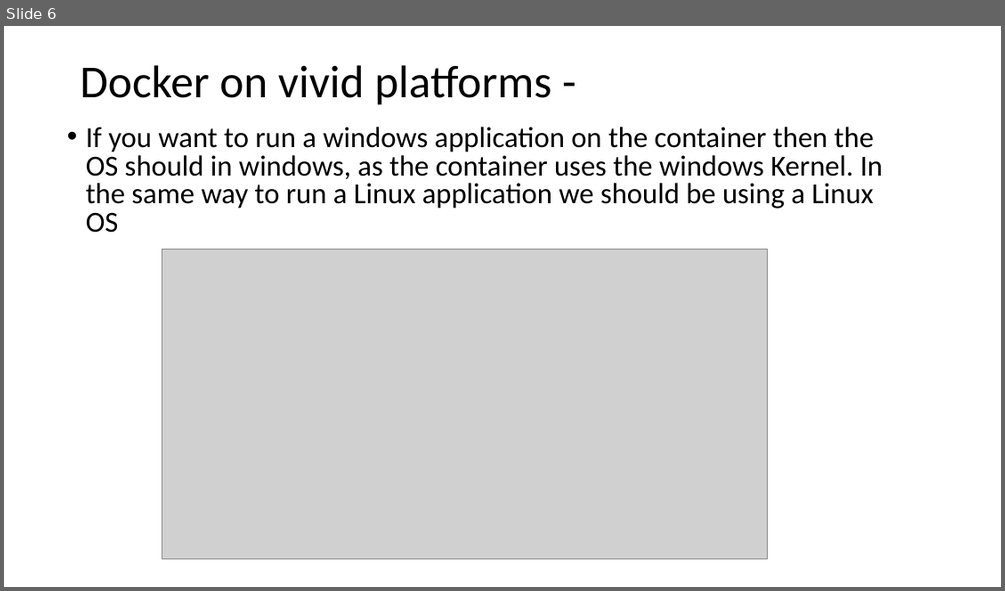
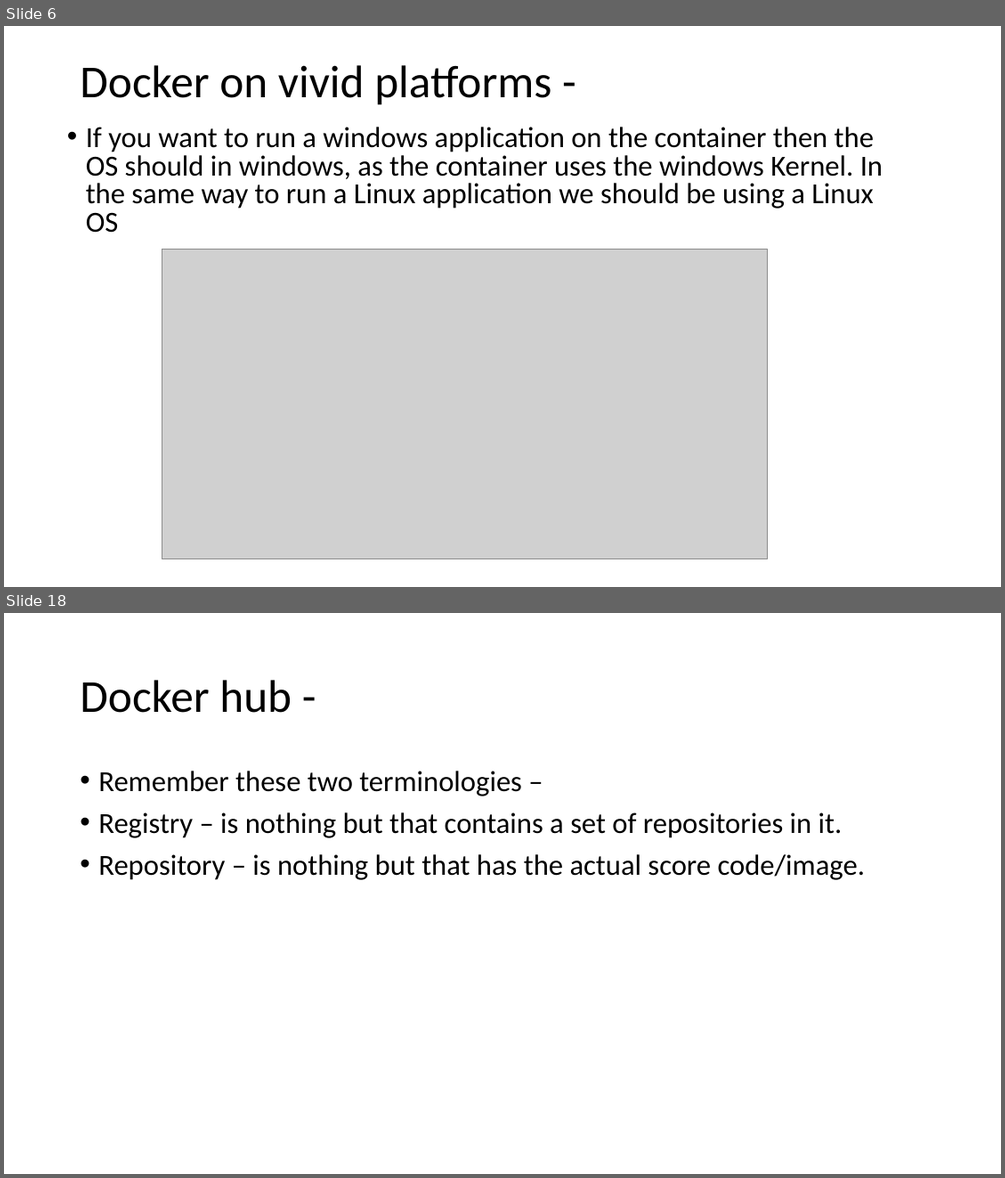
Before and after one commit to Ritesh007/Documents, a slide deck: Docker/docker.pptx. Shown one above the other, each under a label of ours: slide 6 before the commit, slides 6 and 18 after it; the slides between them are not shown. The pictures are 1005x591 and 1005x1178 pixels, drawn with LibreOffice and Linux fonts; fonts in the diff are those of the drawing; grey boxes stand for pictures. Boxes give left, top, right and bottom in pixels: in the first picture for what was removed or moved away, otherwise in the second. Text is boxed around its words. In the diff, an @@ line names an element or a change of style, - is before the commit and + after.

Commit message:
Docker ppt updated..

```diff
--- a/Docker/docker.pptx
+++ b/Docker/docker.pptx
@@ slide 18 added at box(4, 613, 1001, 1174), background #FFFFFF @@
@@ title added at box(80, 680, 291, 713), 44 pt, text #000000 @@
+Docker hub -
@@ text added at box(98, 771, 865, 880), 28 pt, text #000000 @@
+• Remember these two terminologies –
+• Registry – is nothing but that contains a set of repositories in it.
+• Repository – is nothing but that has the actual score code/image.
```
Also in this commit, not shown: 15 other slides added.
